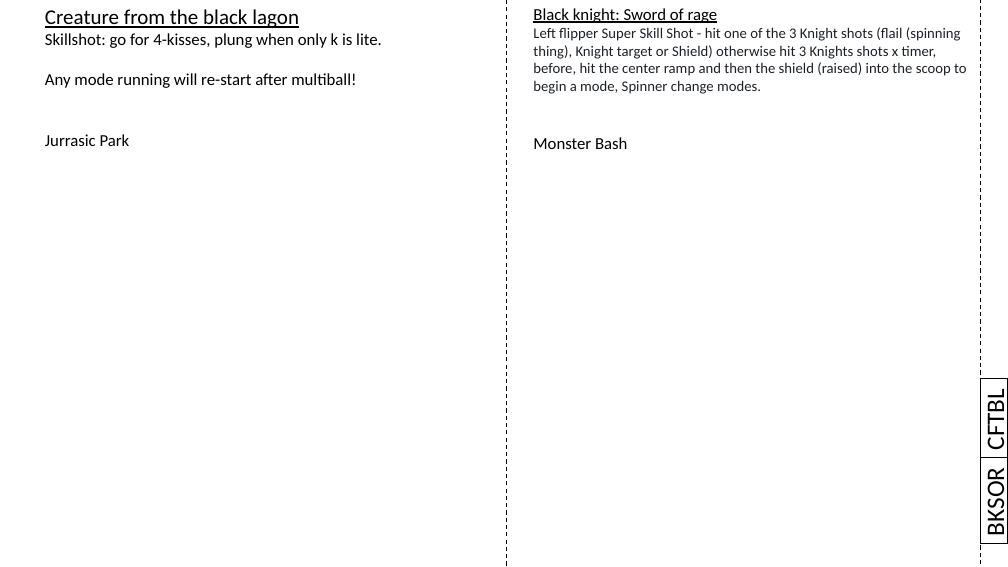
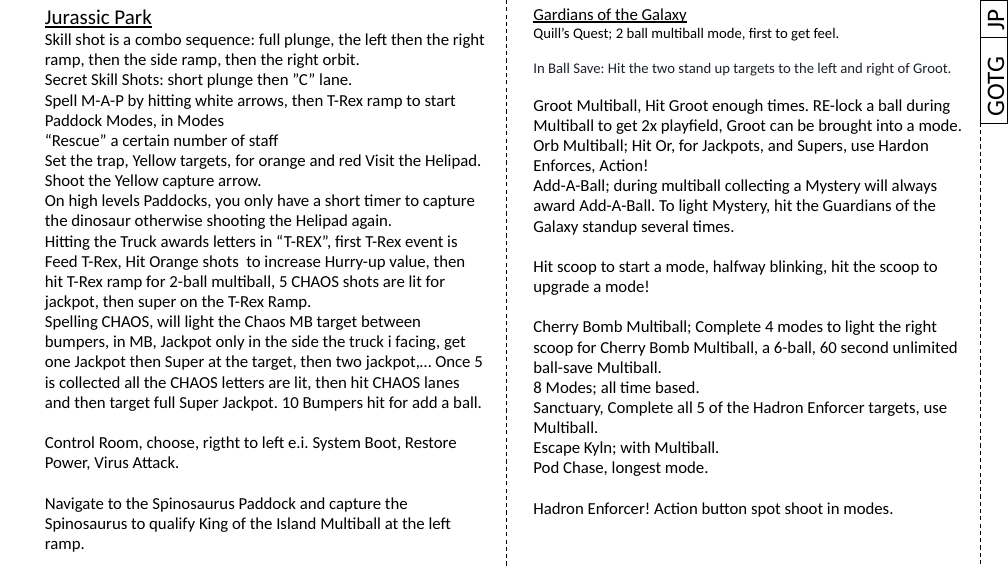
Before and after one commit to karstenbolge/PB, a slide deck: slide 10 of PB.pptx. Drawn at 1008x567 pixels with LibreOffice and Linux fonts; fonts in the diff are those of the drawing. Boxes give left, top, right and bottom in pixels: in the first picture for what was removed or moved away, otherwise in the second. Text is boxed around its words. In the diff, an @@ line names an element or a change of style, - is before the commit and + after.

```diff
--- a/PB.pptx
+++ b/PB.pptx
@@ text at (533,8,963,517): text changed; size 14 to 16 pt; text colour #1D2228 to #000000 @@
-Black knight: Sword of rage
-Left flipper Super Skill Shot - hit one of the 3 Knight shots (flail (spinning thing), Knight target or Shield) otherwise hit 3 Knights shots x timer, before, hit the center ramp and then the shield (raised) into the scoop to begin a mode, Spinner change modes.
-Monster Bash
+Gardians of the Galaxy
+Quill’s Quest; 2 ball multiball mode, first to get feel.
+In Ball Save: Hit the two stand up targets to the left and right of Groot.
+Groot Multiball, Hit Groot enough times. RE-lock a ball during Multiball to get 2x playfield, Groot can be brought into a mode.
+Orb Multiball; Hit Or, for Jackpots, and Supers, use Hardon Enforces, Action!
+Add-A-Ball; during multiball collecting a Mystery will always award Add-A-Ball. To light Mystery, hit the Guardians of the Galaxy standup several times.
+Hit scoop to start a mode, halfway blinking, hit the scoop to upgrade a mode!
+Cherry Bomb Multiball; Complete 4 modes to light the right scoop for Cherry Bomb Multiball, a 6-ball, 60 second unlimited ball-save Multiball.
+8 Modes; all time based.
+Sanctuary, Complete all 5 of the Hadron Enforcer targets, use Multiball.
+Escape Kyln; with Multiball.
+Pod Chase, longest mode.
+Hadron Enforcer! Action button spot shoot in modes.
@@ rectangle added at (980,0,1008,38), outline #000000 1 pt, 24 pt, text #000000 @@
+JP
@@ text at (45,33,485,411): text changed @@
-Creature from the black lagon
-Skillshot: go for 4-kisses, plung when only k is lite.
-Any mode running will re-start after multiball!
-Jurrasic Park
+Jurassic Park
+Skill shot is a combo sequence: full plunge, the left then the right ramp, then the side ramp, then the right orbit.
+Secret Skill Shots: short plunge then ”C” lane.
+Spell M-A-P by hitting white arrows, then T-Rex ramp to start Paddock Modes, in Modes
+“Rescue” a certain number of staff
+Set the trap, Yellow targets, for orange and red Visit the Helipad.
+Shoot the Yellow capture arrow.
+On high levels Paddocks, you only have a short timer to capture the dinosaur otherwise shooting the Helipad again.
+Hitting the Truck awards letters in “T-REX”, first T-Rex event is Feed T-Rex, Hit Orange shots to increase Hurry-up value, then hit T-Rex ramp for 2-ball multiball, 5 CHAOS shots are lit for jackpot, then super on the T-Rex Ramp.
+Spelling CHAOS, will light the Chaos MB target between bumpers, in MB, Jackpot only in the side the truck i facing, get one Jackpot then Super at the target, then two jackpot,… Once 5 is collected all the CHAOS letters are lit, then hit CHAOS lanes and then target full Super Jackpot. 10 Bumpers hit for add a ball.
+Control Room, choose, rigtht to left e.i. System Boot, Restore Power, Virus Attack.
+Navigate to the Spinosaurus Paddock and capture the Spinosaurus to qualify King of the Island Multiball at the left ramp.
@@ rectangle added at (980,38,1008,123), outline #000000 1 pt, 24 pt, text #000000 @@
+GOTG
@@ rectangle removed at (980,379,1008,458) @@
-CFTBL
@@ rectangle removed at (980,458,1008,544) @@
-BKSOR
```
Also in this commit, not shown: 1 other file.
